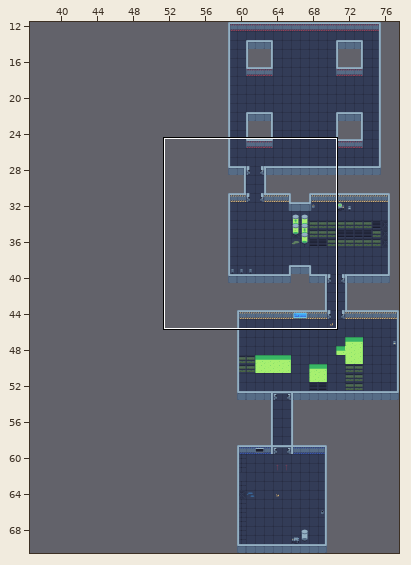
Tiled map -- image/tech3.tmx. The first picture is a wide view before the edit; the outline marks the close-up.
Close-up. As it was:
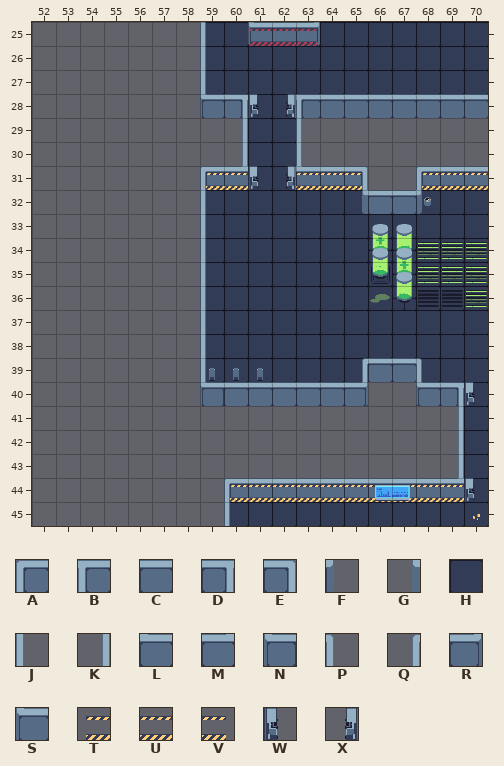
Cells are 32x32 px. Shown: x 52..70, y 25..45. The commit also changed other parts of the map, which this record leaves out. Tiles whose own drawing changed are shown in their newer look in all pictures.
Key: from "tech": A 2, B 4, C 5, D 7, E 8, F 39, G 45, H 71, J 75, K 83, L 260, M 268, N 334, P 335, Q 341, R 342, S 372, T 446, U 449, V 452; from "techprops": W 406, X 407.
_ is an empty cell, # one hidden under a higher layer.
Layers that did not change in this view are not listed.
Layer "background" before, first column x 52:
25 _______HHH#HHH
26 _______HHHHHHH
27 _______HHHHHHH
28 _________HH___
29 _________HH___
30 _________HH___
31 _________HH___
32 _______HHHHHHH
33 _______HHHHHHH
34 _______HHHHHHH
35 _______HHHHHHH
36 _______HHHHHHH
37 _______HHHHHHH
38 _______HHHHHHH
39 _______HHHHHHH
40 ______________
41 ______________
42 ______________
43 ______________
44 ______________
45 ________HHHHHH
Layer "walls" before, first column x 52:
25 _______J_SCR_______
26 _______J___________
27 _______J___________
28 _______SDWXBCCCCCCC
29 ________K__J_______
30 ___________________
31 _______AMWXLCE__ACC
32 _______J_____GCCF__
33 _______J___________
34 _______J___________
35 _______J___________
36 _______J___________
37 _______J___________
38 _______J___________
39 _______J___________
40 _______NCCCCCC__DDW
41 ___________________
42 ___________________
43 ___________________
44 ________ACCCCCCCCMW
45 ________J__________
Layer "wall stickers" before, first column x 52:
31 _______TU__UUV__TUU
32 ___________________
33 ___________________
34 ___________________
35 ___________________
36 ___________________
37 ___________________
38 ___________________
39 _____________QCCP__
40 _____________R__S__
41 _________________K_
42 _________________K_
43 _________________K_
44 ________TUUUUUUUUU_
45 ___________________
Once edited:
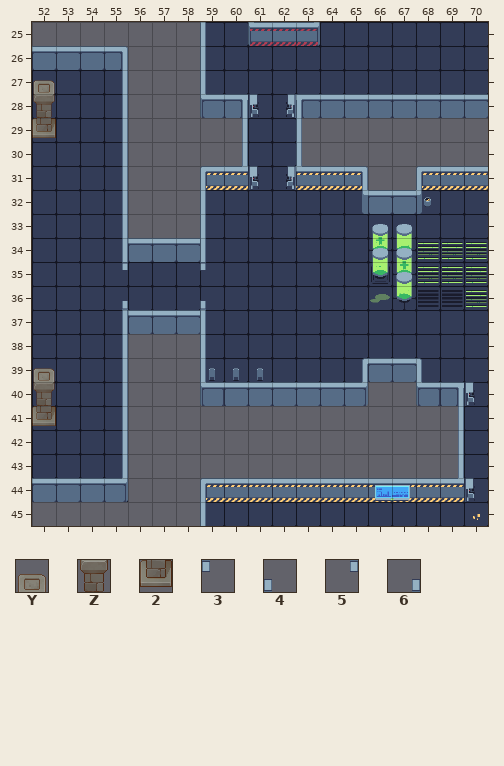
Further tiles: from "TX Props": Y 91, Z 107, 2 123; from "tech": 3 362, 4 399, 5 436, 6 473.
Changes in this commit:
Layer "background":
y 27..34: x 52..55 ____ -> HHHH
y 35..36: x 52..58 _______ -> HHHHHHH
y 37..43: x 52..55 ____ -> HHHH
y 44: x 55 _ -> H
y 45: x 59 _ -> H
Layer "walls":
y 26: x 52..55 ____ -> CCCE
y 27..33: x 55 _ -> K
y 34: x 55..58 ____ -> KCCC
y 35: x 55 _ -> 5; x 59 J -> 3
y 36: x 55 _ -> 6; x 59 J -> 4
y 37: x 55..58 ____ -> KCCC
y 38..39: x 55 _ -> K
y 40: x 55 _ -> K; x 68 D -> N
y 41..43: x 55 _ -> K
y 44: x 52..55 ____ -> CCCR; x 59..60 _A -> AC
y 45: x 59..60 _J -> J_
Layer "wall stickers":
y 40: x 68 S -> _
y 44: x 59..60 _T -> TU
Layer "props":
y 27: x 52 _ -> Y
y 28: x 52 _ -> Z
y 29: x 52 _ -> 2
y 39: x 52 _ -> Y
y 40: x 52 _ -> Z
y 41: x 52 _ -> 2
